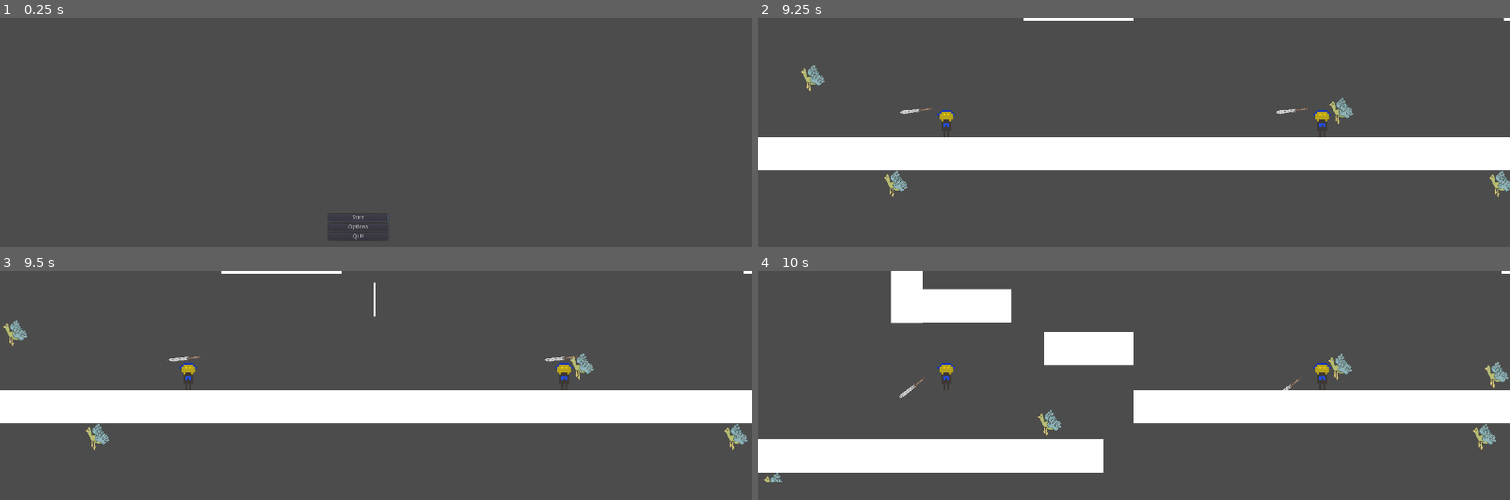
Above: before the commit, frames 1-4 (two rows, left to right).
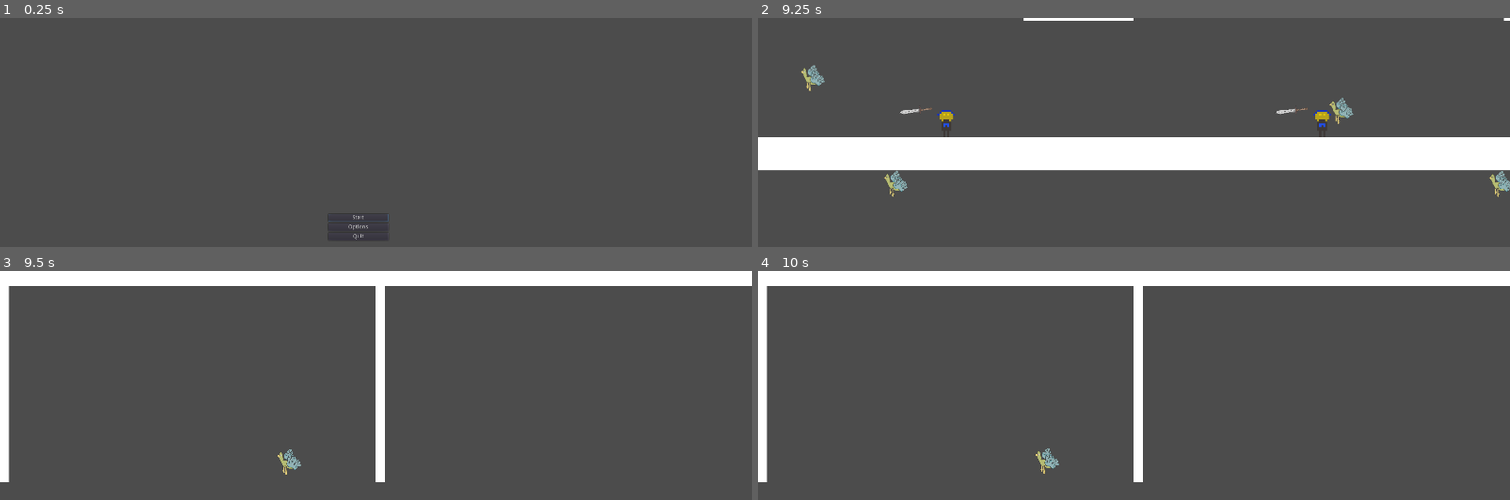
Above: after the commit, the same moments.

Repository: Lorem-Ipsum-Server-Place/GMTK2021-Game
Game: Godot game, scene res://Levels/Menu/MainMenu.tscn
Two runs of this game, one before a commit and one after it. Both use one fixed random seed, a clock stepped at 60 frames per second and the inputs below.
Inputs (mouse positions are in pixels of both pictures, inside the frame that each line leads up to):
- Up to frame 1 (0.25 s): no input
- Up to frame 2 (9.25 s): click "Start" at 0.5 s; tap Enter (ui_accept) at 1.25 s; move the mouse to (1299, 208) at 1.27 s; hold D (game_right) 1.28-2.78 s; click (1299, 208) at 1.35 s; tap Space (game_jump) at 1.52, 2.27, 3.77, 4.52, 5.27, 6.77, 7.52, 8.27 s; move the mouse to (outside the picture) at 2.02 s; click (outside the picture) at 2.1 s; move the mouse to (1209, 137) at 2.77 s; hold A (game_left) 2.78-3.53 s; click (1209, 137) at 2.85 s; move the mouse to (outside the picture) at 3.52 s; hold D (game_right) 3.53-5.03 s; click (outside the picture) at 3.6 s; move the mouse to (outside the picture) at 4.27 s; click (outside the picture) at 4.35 s; move the mouse to (908, 164) at 5.02 s; hold A (game_left) 5.03-5.78 s; click (908, 164) at 5.1 s; move the mouse to (1171, 228) at 5.77 s; hold D (game_right) 5.78-6.53 s; click (1171, 228) at 5.85 s; move the mouse to (1021, 123) at 6.52 s; hold A (game_left) 6.53-8.03 s; click (1021, 123) at 6.6 s; move the mouse to (1299, 208) at 7.27 s; click (1299, 208) at 7.35 s; move the mouse to (outside the picture) at 8.02 s; hold D (game_right) from 8.03 s (still down); click (outside the picture) at 8.1 s; move the mouse to (1209, 137) at 8.77 s; click (1209, 137) at 8.85 s
- Up to frame 3 (9.5 s): keep holding D (game_right)
- Up to frame 4 (10 s): keep holding D (game_right); move the mouse to (outside the picture) at 9.52 s; click (outside the picture) at 9.6 s; tap Space (game_jump) at 9.77 s

Frames 1-2 are identical in both runs. In frame 3, 24% of the frame differs, in the area x 0-100%, y 0-93%; in frame 4, 27%.

Commit message:
Fix dereferencing null pointer

Diff:
--- a/Enemy1.gd
+++ b/Enemy1.gd
@@ -37,7 +37,7 @@
 	#position = absolute_position
 	position.y += vertical_velocity_modifier
 
-	if player != null:
+	if player != null and is_instance_valid(player):
 		var movement_delta = player.position - position
 
 		movement_delta = movement_delta.normalized() * MOVEMENT_SPEED
--- a/Levels/MainGame/Theatre.gd
+++ b/Levels/MainGame/Theatre.gd
@@ -38,6 +38,10 @@
 		# copy settings from other viewport
 		pass
 	player.position = Vector2(200,200)
+
+	player.connect("damage_player", game_state, "damage_player")
+	game_state.connect("player_dead", player, "_on_GameState_player_dead")
+
 	viewport.add_child(player)
 	viewport.render_target_v_flip = true
 
@@ -198,27 +202,28 @@
 		var possible_enemies = level_enemies[i]
 
 		var player = get_node_or_null(viewport.get_path() as String + "/Player")
-		var player_weapon = player.player_weapon
-
-		for j in range(enemy_spawn_count):
-			var enemy_to_spawn = possible_enemies[rand_range(0, len(possible_enemies))]
-			var enemy_instance = enemy_to_spawn.instance()
-
-			var player_position = player.position
-			var angle = rand_range(-PI, PI)
-
-			var normal = Vector2(
-				sin(angle),
-				cos(angle)
-			)
-
-			enemy_instance.position = Vector2(
-				player_position.x + normal.x*(viewport_size.x/2),
-				player_position.y + normal.y*(viewport_size.y/2)
-			)
-
-
-			print(player_weapon.connect("deal_damage", enemy_instance, "take_damage"))
-			viewport.add_child(enemy_instance)
+		if player != null and is_instance_valid(player):
+			var player_weapon = player.player_weapon
+
+			for j in range(enemy_spawn_count):
+				var enemy_to_spawn = possible_enemies[rand_range(0, len(possible_enemies))]
+				var enemy_instance = enemy_to_spawn.instance()
+
+				var player_position = player.position
+				var angle = rand_range(-PI, PI)
+
+				var normal = Vector2(
+					sin(angle),
+					cos(angle)
+				)
+
+				enemy_instance.position = Vector2(
+					player_position.x + normal.x*(viewport_size.x/2),
+					player_position.y + normal.y*(viewport_size.y/2)
+				)
+
+
+				print(player_weapon.connect("deal_damage", enemy_instance, "take_damage"))
+				viewport.add_child(enemy_instance)
 
 		pass
